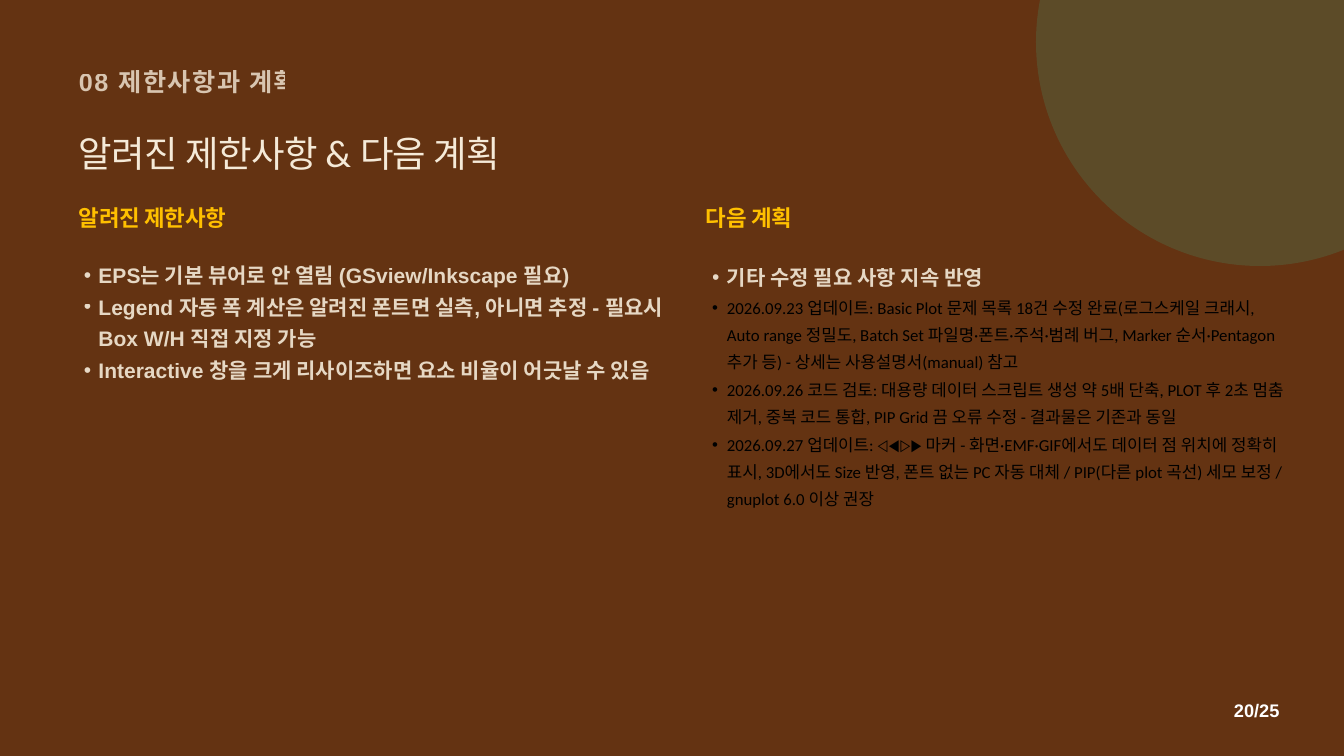
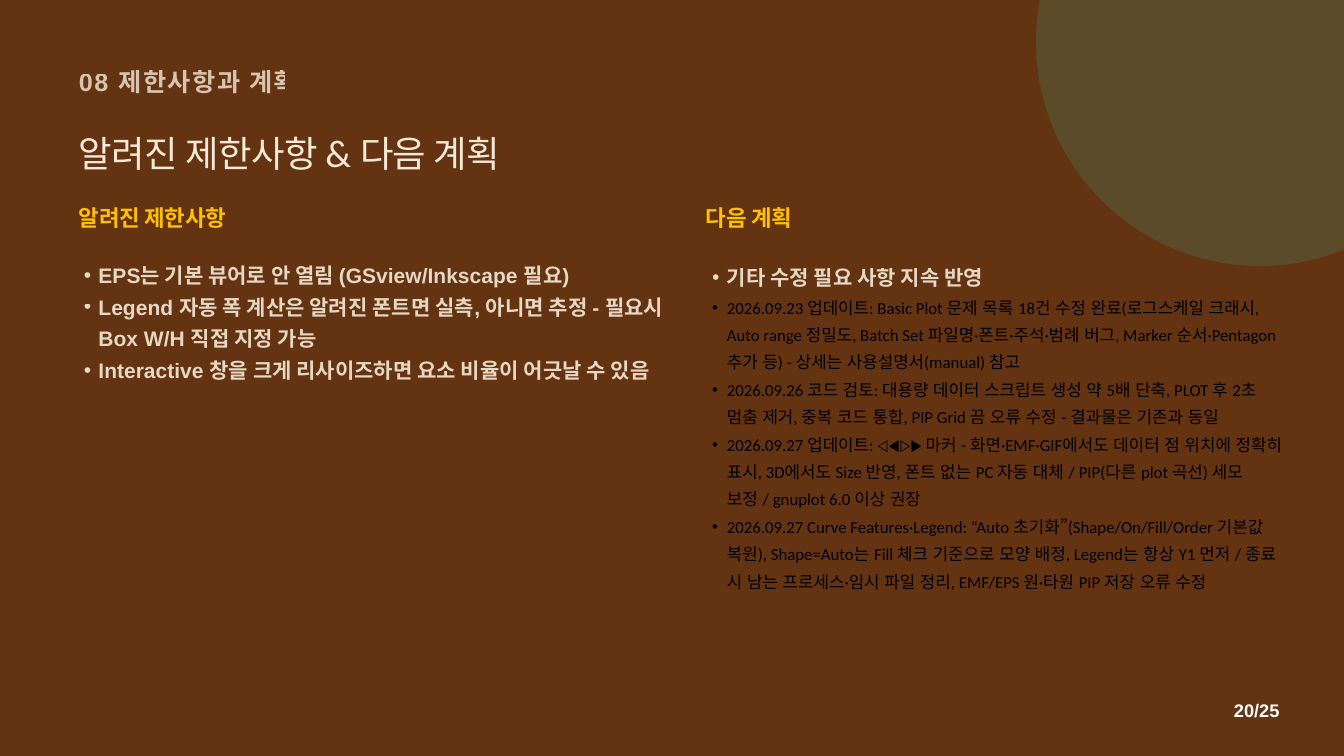
Before and after one commit to CWKIM113/CathPlot_Pub, a slide deck: slide 20 of CathPlot_발표.pptx. Drawn at 1344x756 pixels with LibreOffice and Linux fonts; fonts in the diff are those of the drawing. Boxes give left, top, right and bottom in pixels: in the first picture for what was removed or moved away, otherwise in the second. Text is boxed around its words. In the diff, an @@ line names an element or a change of style, - is before the commit and + after.

```diff
--- a/CathPlot_발표.pptx
+++ b/CathPlot_발표.pptx
@@ text at <box>727,518,1276,590</box>: paragraph added @@
+• 2026.09.27 Curve Features·Legend: “Auto 초기화”(Shape/On/Fill/Order 기본값 복원), Shape=Auto는 Fill 체크 기준으로 모양 배정, Legend는 항상 Y1 먼저 / 종료 시 남는 프로세스·임시 파일 정리, EMF/EPS 원·타원 PIP 저장 오류 수정
```
Also in this commit, not shown: 1 other slide changed, 2 other files.
